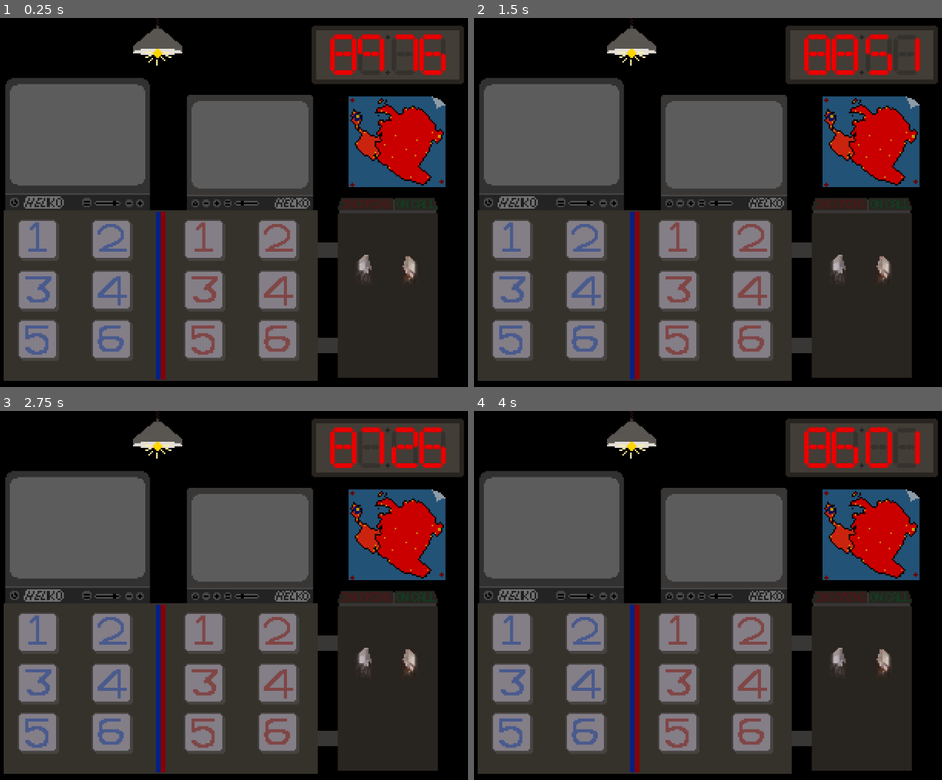
Above: before the commit, frames 1-4 (two rows, left to right).
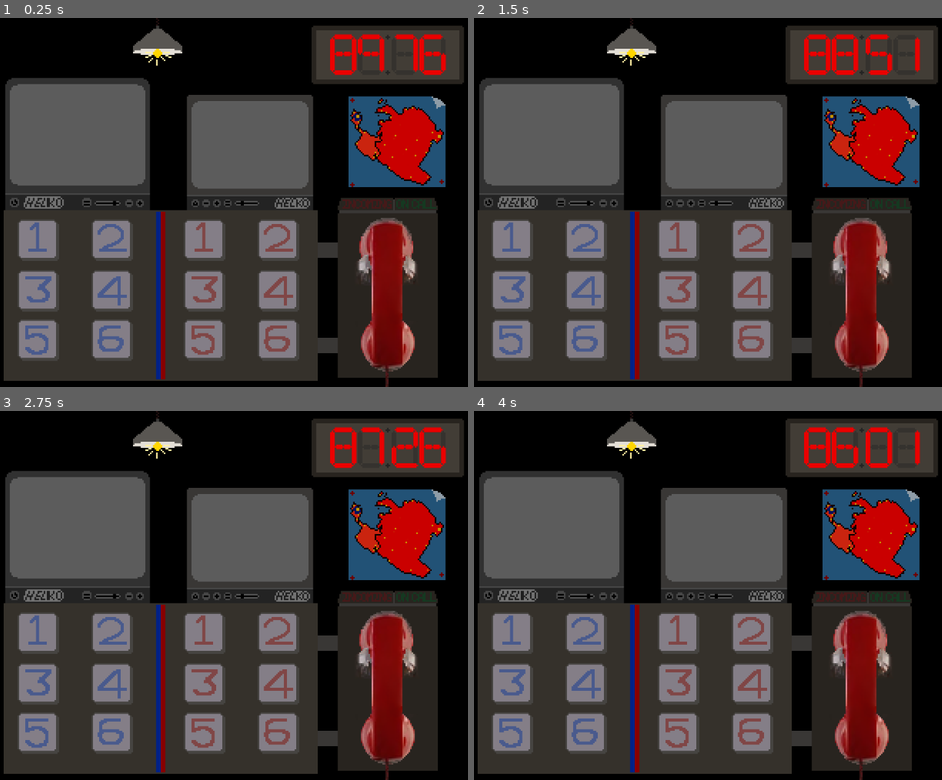
Above: after the commit, the same moments.

Repository: SupaFishboy/GMTK-Game-Jam-2026
Game: Godot game, scene res://scenes/main_game.tscn
The game is run twice, just before and just after one commit, with the same random seed, the same clock (stepped at 60 frames per second) and the same inputs. This scene is started directly instead of the project's main scene.
Inputs:
- Up to frame 1 (0.25 s): no input
- Up to frame 2 (1.5 s): no input
- Up to frame 3 (2.75 s): no input
- Up to frame 4 (4 s): no input

The runs differ from the first frame. In frame 1, 3.5% of the frame differs, in the area x 76-89%, y 54-100%; in frame 2, 3.5%; in frame 3, 3.5%; in frame 4, 3.5%.
Error before the commit: Parse Error: Expected indented block after function declaration. (res://scripts/phone.gd:13)

Commit message:
just added the phone animations

Diff:
--- a/scenes/office.tscn
+++ b/scenes/office.tscn
@@ -8,42 +8,9 @@
 
 [sub_resource type="Animation" id="Animation_qphb6"]
 length = 0.001
-tracks/0/type = "bezier"
-tracks/0/imported = false
-tracks/0/enabled = true
-tracks/0/path = NodePath("../Phone:position:x")
-tracks/0/interp = 1
-tracks/0/loop_wrap = true
-tracks/0/keys = {
-"handle_modes": PackedInt32Array(0),
-"points": PackedFloat32Array(342.08, -0.25, 0, 0.25, 0),
-"times": PackedFloat32Array(0)
-}
-tracks/1/type = "bezier"
-tracks/1/imported = false
-tracks/1/enabled = true
-tracks/1/path = NodePath("../Phone:position:y")
-tracks/1/interp = 1
-tracks/1/loop_wrap = true
-tracks/1/keys = {
-"handle_modes": PackedInt32Array(0),
-"points": PackedFloat32Array(187.5, -0.25, 0, 0.25, 0),
-"times": PackedFloat32Array(0)
-}
-tracks/2/type = "bezier"
-tracks/2/imported = false
-tracks/2/enabled = true
-tracks/2/path = NodePath("../Phone:rotation")
-tracks/2/interp = 1
-tracks/2/loop_wrap = true
-tracks/2/keys = {
-"handle_modes": PackedInt32Array(0),
-"points": PackedFloat32Array(-0.09599311, -0.25, 0, 0.25, 0),
-"times": PackedFloat32Array(0)
-}
 
 [sub_resource type="Animation" id="Animation_hub07"]
-resource_name = "new_animation"
+resource_name = "pick_up"
 length = 0.5
 tracks/0/type = "bezier"
 tracks/0/imported = false
@@ -79,10 +46,48 @@
 "times": PackedFloat32Array(0, 0.5)
 }
 
+[sub_resource type="Animation" id="Animation_2knxt"]
+resource_name = "put_down"
+length = 0.5
+tracks/0/type = "bezier"
+tracks/0/imported = false
+tracks/0/enabled = true
+tracks/0/path = NodePath("../Phone:position:x")
+tracks/0/interp = 1
+tracks/0/loop_wrap = true
+tracks/0/keys = {
+"handle_modes": PackedInt32Array(0, 0),
+"points": PackedFloat32Array(342.08, -0.11666667, -13.513331, 0, 0, 261, -0.25, 0, 0.25, 0),
+"times": PackedFloat32Array(0, 0.5)
+}
+tracks/1/type = "bezier"
+tracks/1/imported = false
+tracks/1/enabled = true
+tracks/1/path = NodePath("../Phone:position:y")
+tracks/1/interp = 1
+tracks/1/loop_wrap = true
+tracks/1/keys = {
+"handle_modes": PackedInt32Array(0, 0),
+"points": PackedFloat32Array(187.5, -0.11666667, 0, 0, 0, 187.5, -0.25, 0, 0.25, 0),
+"times": PackedFloat32Array(0, 0.5)
+}
+tracks/2/type = "bezier"
+tracks/2/imported = false
+tracks/2/enabled = true
+tracks/2/path = NodePath("../Phone:rotation")
+tracks/2/interp = 1
+tracks/2/loop_wrap = true
+tracks/2/keys = {
+"handle_modes": PackedInt32Array(0, 0),
+"points": PackedFloat32Array(-0.09599311, -0.11666667, 0.015998852, 0, 0, 0, -0.25, 0, 0.25, 0),
+"times": PackedFloat32Array(0, 0.5)
+}
+
 [sub_resource type="AnimationLibrary" id="AnimationLibrary_2knxt"]
 _data = {
 &"RESET": SubResource("Animation_qphb6"),
-&"new_animation": SubResource("Animation_hub07")
+&"pick_up": SubResource("Animation_hub07"),
+&"put_down": SubResource("Animation_2knxt")
 }
 
 [node name="Office" type="Node2D" unique_id=228403100 node_paths=PackedStringArray("wall_timer", "timer")]
@@ -110,8 +115,7 @@
 autostart = true
 
 [node name="Phone" type="Sprite2D" parent="." unique_id=1806714677]
-position = Vector2(342.08, 187.5)
-rotation = -0.09599311
+position = Vector2(261, 187.5)
 texture = ExtResource("4_7jj4f")
 script = ExtResource("5_qphb6")
 
--- a/scripts/phone.gd
+++ b/scripts/phone.gd
@@ -11,3 +11,7 @@
 	pass
 
 func pick_up():
+	$AnimationPlayer.play("pick_up")
+
+func put_down():
+	$AnimationPlayer.play("put_down")
